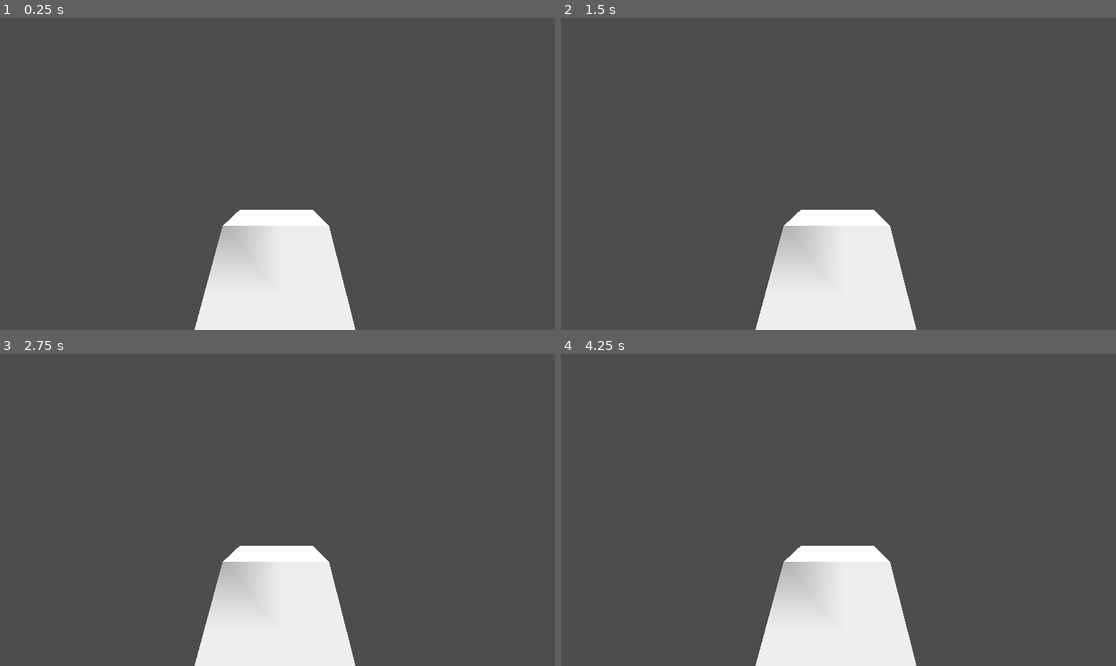
Above: before the commit, frames 1-4 (two rows, left to right).
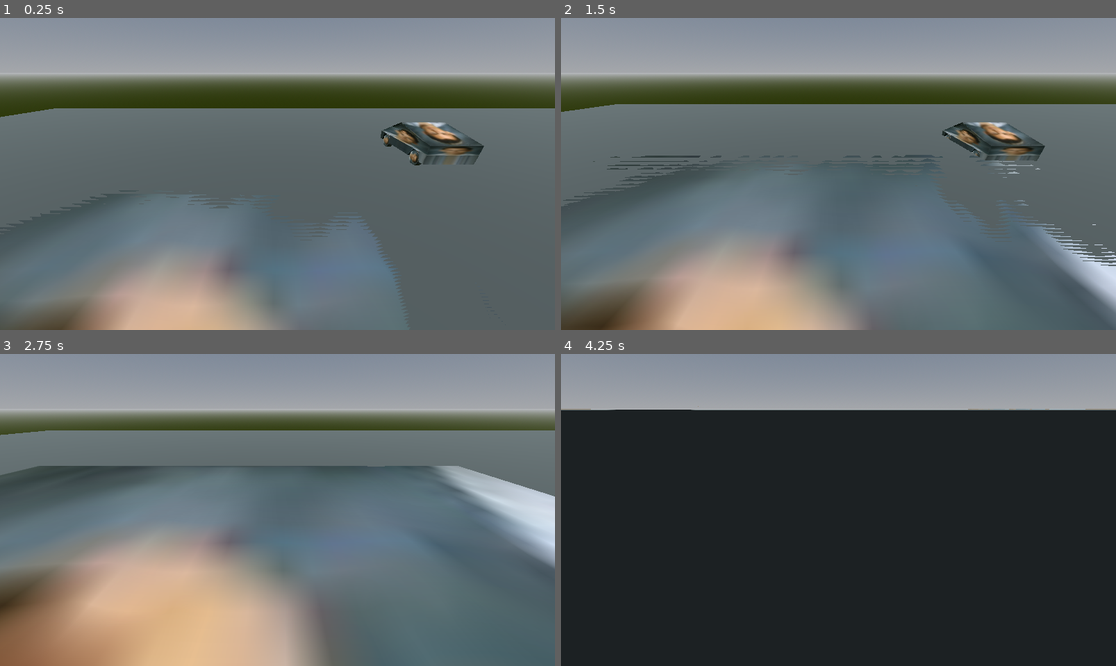
Above: after the commit, the same moments.

Repository: github-account-i-guess/python-game-design-choice-project
Game: Godot game, scene res://node_3d.tscn
The game is run twice, just before and just after one commit, with the same random seed, the same clock (stepped at 60 frames per second) and the same inputs.
Inputs:
- Up to frame 1 (0.25 s): no input
- Up to frame 2 (1.5 s): tap Enter (ui_accept) at 0.5, 0.77 s; hold Right (ui_right) 0.53-1.28 s; hold Left (ui_left) from 1.28 s (still down)
- Up to frame 3 (2.75 s): tap Enter (ui_accept) at 1.52 s; release Left (ui_left) at 2.03 s; hold Right (ui_right) from 2.03 s (still down)
- Up to frame 4 (4.25 s): tap Enter (ui_accept) at 3.02, 3.77 s; release Right (ui_right) at 3.53 s; hold Left (ui_left) from 3.53 s (still down)

The runs differ from the first frame. In frame 1, 76% of the frame differs, in the area x 0-100%, y 0-100%; in frame 2, 88%; in frame 3, 93%; in frame 4, 100%.
Error after the commit: Parse Error: Unexpected "Identifier" in class body. (res://mount_blend_1.gd:1)

Commit message:
donald trump core

Diff:
--- a/mount_blend_1.gd
+++ b/mount_blend_1.gd
@@ -1,4 +1,6 @@
 extends MeshInstance3D
+
+Mount_blend1.scale *= 3
 
 
 # Called when the node enters the scene tree for the first time.
--- a/node_3d.tscn
+++ b/node_3d.tscn
@@ -1,13 +1,34 @@
-[gd_scene load_steps=6 format=3 uid="uid://b4bhkdy8xvorf"]
+[gd_scene load_steps=13 format=3 uid="uid://b4bhkdy8xvorf"]
 
 [ext_resource type="Script" path="res://character_body_3d_Movement.gd" id="1_wd70r"]
 [ext_resource type="ArrayMesh" uid="uid://dd3pmdttnd581" path="res://cYBertruck.obj" id="1_y6bkd"]
+[ext_resource type="Texture2D" uid="uid://co61bo84wvsw8" path="res://unnamed.texture.jpg" id="2_5ongj"]
+[ext_resource type="ArrayMesh" uid="uid://cm58ub4vw8i7d" path="res://mount.blend1.obj" id="4_bplar"]
+[ext_resource type="Script" path="res://mount_blend_1.gd" id="5_6p5jj"]
+
+[sub_resource type="StandardMaterial3D" id="StandardMaterial3D_tknma"]
+albedo_texture = ExtResource("2_5ongj")
+
+[sub_resource type="ProceduralSkyMaterial" id="ProceduralSkyMaterial_d1vjl"]
+ground_bottom_color = Color(0.15344, 0.193133, 0.0414209, 1)
+ground_energy_multiplier = 1.1
+sun_curve = 0.3
+
+[sub_resource type="Sky" id="Sky_wrqg5"]
+sky_material = SubResource("ProceduralSkyMaterial_d1vjl")
 
 [sub_resource type="Environment" id="Environment_0e5aw"]
+background_mode = 2
+sky = SubResource("Sky_wrqg5")
+ambient_light_sky_contribution = 0.85
+ambient_light_energy = 1.25
 
 [sub_resource type="CameraAttributesPractical" id="CameraAttributesPractical_7nf4p"]
 
 [sub_resource type="Compositor" id="Compositor_8wfa6"]
+
+[sub_resource type="StandardMaterial3D" id="StandardMaterial3D_quh84"]
+albedo_texture = ExtResource("2_5ongj")
 
 [node name="Node3D" type="Node3D"]
 
@@ -24,11 +45,12 @@
 script = ExtResource("1_wd70r")
 
 [node name="MeshInstance3D" type="MeshInstance3D" parent="CharacterBody3D"]
+material_override = SubResource("StandardMaterial3D_tknma")
 mesh = ExtResource("1_y6bkd")
 skeleton = NodePath("../..")
 
 [node name="Camera3D" type="Camera3D" parent="CharacterBody3D/MeshInstance3D"]
-transform = Transform3D(-4, 1.47786e-07, -3.16928e-07, 0, 3.62523, 1.69047, 3.49691e-07, 1.69047, -3.62523, -3.11932, 300, -397.415)
+transform = Transform3D(-4, 1.47786e-07, -3.16928e-07, 0, 3.62523, 1.69047, 3.49691e-07, 1.69047, -3.62523, 671.404, 245.95, -1075.61)
 fov = 71.6
 near = 0.005
 
@@ -36,3 +58,9 @@
 environment = SubResource("Environment_0e5aw")
 camera_attributes = SubResource("CameraAttributesPractical_7nf4p")
 compositor = SubResource("Compositor_8wfa6")
+
+[node name="Mount_blend1" type="MeshInstance3D" parent="."]
+transform = Transform3D(64.8605, 0, 0, 0, 1, 0, 0, 0, 79.9703, 101.092, 28.2248, -921.954)
+material_override = SubResource("StandardMaterial3D_quh84")
+mesh = ExtResource("4_bplar")
+script = ExtResource("5_6p5jj")
